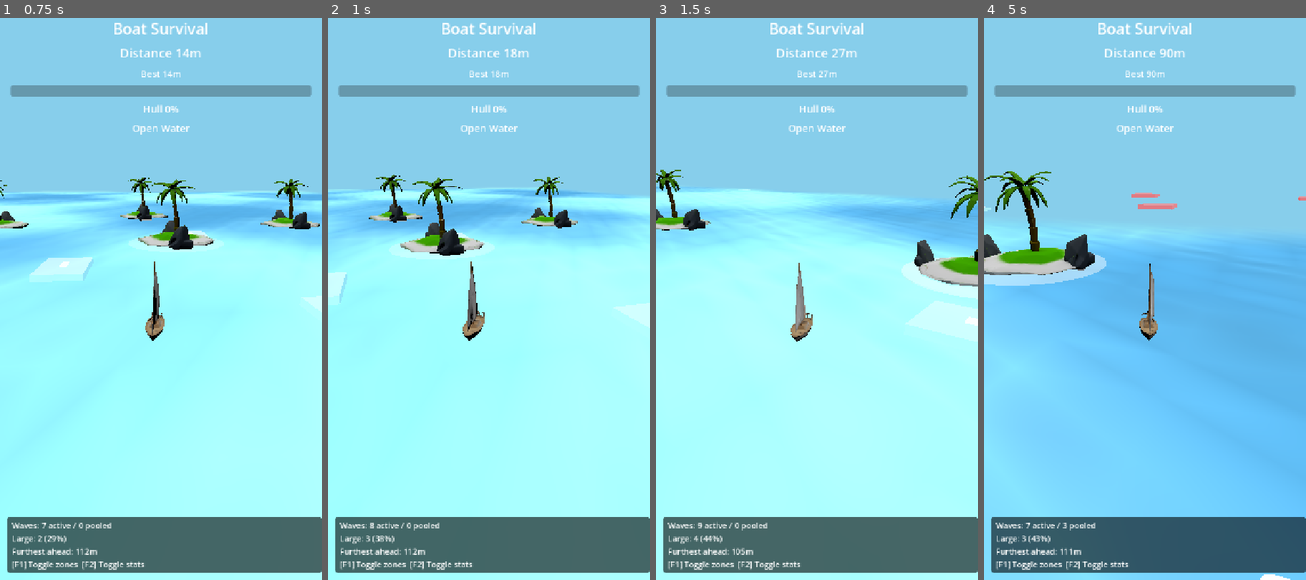
Above: before the commit, frames 1-4 (left to right).
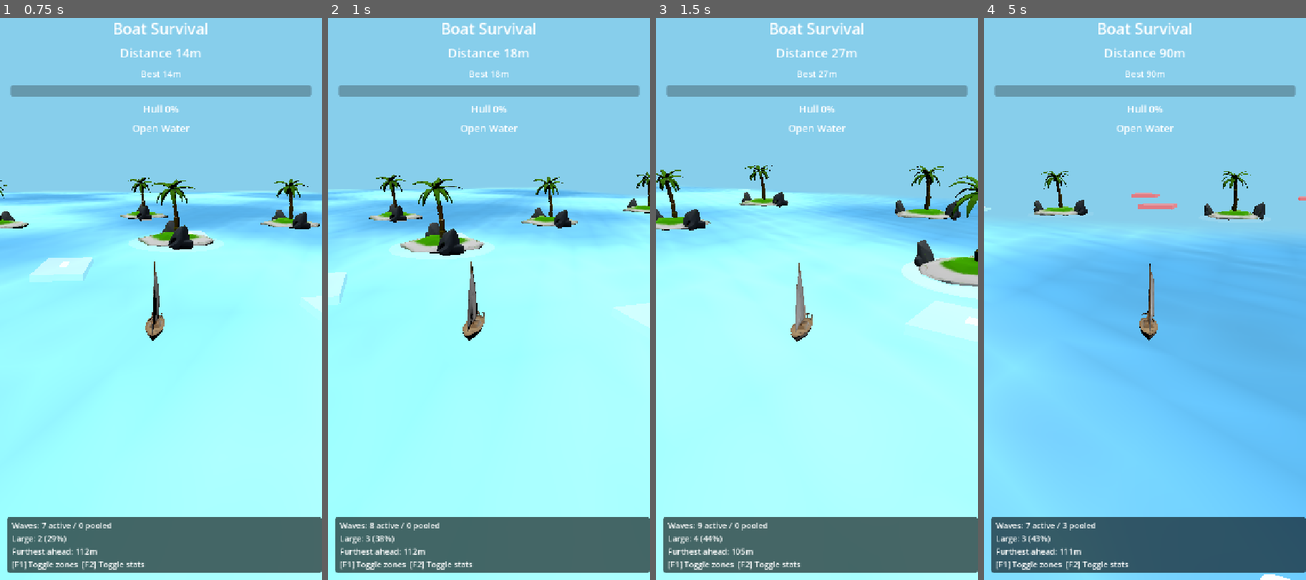
Above: after the commit, the same moments.

Repository: lseyesl/ai_game_board
Game: Godot game, scene res://scenes/main/Main.tscn
The game is run twice, just before and just after one commit, with the same random seed, the same clock (stepped at 60 frames per second) and the same inputs.
Inputs (mouse positions are in pixels of both pictures, inside the frame that each line leads up to):
- Up to frame 1 (0.75 s): tap Enter (ui_accept) at 0.5 s; move the mouse to (231, 265) at 0.52 s; hold Right (ui_right) from 0.53 s (still down); tap F at 0.6 s; click (231, 265) at 0.67 s
- Up to frame 2 (1 s): keep holding Right (ui_right); tap Enter (ui_accept) at 0.77 s
- Up to frame 3 (1.5 s): release Right (ui_right) at 1.25 s; drag from (752, 321) to (800, 405) at 1.27 s
- Up to frame 4 (5 s): move the mouse to (1177, 169) at 2.02 s; hold Right (ui_right) 2.03-2.75 s; hold E 2.03-2.75 s; drag from (1128, 405) to (1048, 209) at 2.77 s; move the mouse to (1241, 377) at 3.52 s; hold Left (ui_left) 3.53-4.25 s; tap F at 3.6 s; tap Enter (ui_accept) at 3.77 s; drag from (1048, 209) to (1096, 152) at 4.27 s

Frame 1 is identical in both runs. In frame 2, 0.2% of the frame differs, in the area x 91-100%, y 27-35%; in frame 3, 0.9%; in frame 4, 3.9%, in the area x 0-88%, y 27-48%.

Commit message:
fix: spawn islands relative to ship heading
Ultraworked with [Sisyphus](https://github.com/code-yeongyu/oh-my-openagent)

Co-authored-by: Sisyphus <clio-agent@sisyphuslabs.ai>

Diff:
--- a/scripts/islands/island_spawner.gd
+++ b/scripts/islands/island_spawner.gd
@@ -80,17 +80,24 @@
 			)
 
 
-func is_in_spawn_band(offset: Vector3) -> bool:
-	if absf(offset.x) > _effective_spawn_outer_half_width():
+func is_in_spawn_band(offset: Vector3, forward: Vector3 = Vector3.FORWARD) -> bool:
+	var spawn_forward := _horizontal_forward(forward)
+	var spawn_right := spawn_forward.cross(Vector3.UP).normalized()
+	var local_x := offset.dot(spawn_right)
+	var local_z := -offset.dot(spawn_forward)
+	if absf(local_x) > _effective_spawn_outer_half_width():
 		return false
-	return offset.z >= -_effective_spawn_outer_half_depth() and offset.z <= -spawn_inner_half_depth
-
-
-func generate_validated_spawn_position(ship_position: Vector3, existing_positions: Array[Vector3]) -> Variant:
+	return local_z >= -_effective_spawn_outer_half_depth() and local_z <= -spawn_inner_half_depth
+
+
+func generate_validated_spawn_position(ship_position: Vector3, existing_positions: Array[Vector3], forward: Vector3 = Vector3.FORWARD) -> Variant:
 	var best_position: Variant = null
 	var best_distance := -1.0
+	var spawn_forward := _horizontal_forward(forward)
+	var spawn_right := spawn_forward.cross(Vector3.UP).normalized()
 	for _attempt in range(spawn_retry_limit):
-		var spawn_position := ship_position + generate_spawn_offset()
+		var spawn_offset := generate_spawn_offset()
+		var spawn_position := ship_position + spawn_right * spawn_offset.x + spawn_forward * -spawn_offset.z
 		if not _is_position_valid(spawn_position, existing_positions):
 			continue
 		var distance_to_ship := spawn_position.distance_to(ship_position)
@@ -137,6 +144,20 @@
 		if spawn_position.distance_to(existing_position) < minimum_island_spacing:
 			return false
 	return true
+
+
+func _horizontal_forward(candidate_forward: Vector3) -> Vector3:
+	var horizontal_forward := candidate_forward
+	horizontal_forward.y = 0.0
+	if horizontal_forward.length_squared() == 0.0:
+		return Vector3.FORWARD
+	return horizontal_forward.normalized()
+
+
+func _ship_forward() -> Vector3:
+	if ship != null and ship is Node3D:
+		return _horizontal_forward(-ship.global_transform.basis.z)
+	return Vector3.FORWARD
 
 
 func _get_node_position(node: Node3D) -> Vector3:
@@ -169,7 +190,7 @@
 		if child is Area3D:
 			existing_positions.append(_get_node_position(child))
 
-	var spawn_position = generate_validated_spawn_position(_get_node_position(ship), existing_positions)
+	var spawn_position = generate_validated_spawn_position(_get_node_position(ship), existing_positions, _ship_forward())
 	if spawn_position == null:
 		return false
 
--- a/tests/unit/test_island_spawner.gd
+++ b/tests/unit/test_island_spawner.gd
@@ -105,6 +105,11 @@
 		failures.append("spawn band should reject offsets behind the boat")
 	if not spawner.is_in_spawn_band(Vector3(0.0, 0.0, -16.0)):
 		failures.append("spawn band should include offsets on the forward inner boundary")
+	if not spawner.is_in_spawn_band(Vector3(0.0, 0.0, 16.0), Vector3.BACK):
+		failures.append("spawn band should include forward offsets after a 180-degree turn")
+	var right_side_spawn_offset := Vector3.LEFT * 20.0 + Vector3.FORWARD * 12.0
+	if not spawner.is_in_spawn_band(right_side_spawn_offset, Vector3.LEFT):
+		failures.append("spawn band should project rotated offsets into the ship-relative right-side spawn region")
 
 	spawner.minimum_island_spacing = 1000.0
 	spawner.spawn_retry_limit = 3
@@ -163,13 +168,47 @@
 	transformed_spawner.ship = ship
 
 	seed(424242)
-	var expected_world_spawn_position = transformed_spawner.generate_validated_spawn_position(ship.global_position, [])
+	var expected_world_spawn_position = transformed_spawner.generate_validated_spawn_position(ship.global_position, [], -ship.global_transform.basis.z)
 	seed(424242)
 	transformed_spawner._spawn_next_island()
 
 	var spawned_island = transformed_spawner.get_child(0)
 	if spawned_island.global_position.distance_to(expected_world_spawn_position) > 0.001:
 		failures.append("spawned islands should use the validated world-space spawn position even when the spawner has a parent transform")
+
+	var turn_parent = Node3D.new()
+	scene_tree.root.add_child(turn_parent)
+
+	var turned_spawner = IslandSpawnerScript.new()
+	turned_spawner.spawn_outer_half_width = 28.0
+	turned_spawner.spawn_outer_half_depth = 42.0
+	turned_spawner.spawn_inner_half_width = 10.0
+	turned_spawner.spawn_inner_half_depth = 16.0
+	turned_spawner.preview_visible_distance = 0.0
+	turned_spawner.minimum_island_spacing = 0.0
+	turned_spawner.spawn_retry_limit = 1
+	turn_parent.add_child(turned_spawner)
+
+	var turned_ship = Node3D.new()
+	turned_ship.position = Vector3.ZERO
+	turned_ship.rotation = Vector3(0.0, PI, 0.0)
+	turn_parent.add_child(turned_ship)
+	turned_spawner.ship = turned_ship
+
+	seed(123456)
+	if not turned_spawner._spawn_next_island():
+		failures.append("island spawner should spawn an island after the ship turns 180 degrees")
+	else:
+		var turned_island = turned_spawner.get_child(0)
+		var turned_offset: Vector3 = turned_island.global_position - turned_ship.global_position
+		var turned_forward: Vector3 = -turned_ship.global_transform.basis.z.normalized()
+		var turned_right: Vector3 = turned_forward.cross(Vector3.UP).normalized()
+		var forward_distance := turned_offset.dot(turned_forward)
+		var lateral_distance := absf(turned_offset.dot(turned_right))
+		if forward_distance < turned_spawner.spawn_inner_half_depth or forward_distance > turned_spawner.spawn_outer_half_depth:
+			failures.append("islands spawned after a 180-degree turn should stay in the ship-relative forward spawn band")
+		if lateral_distance > turned_spawner.spawn_outer_half_width:
+			failures.append("islands spawned after a 180-degree turn should stay within the ship-relative lateral spawn width")
 
 	var reveal_spawner = IslandSpawnerScript.new()
 	reveal_spawner.target_island_count = 0
@@ -222,7 +261,7 @@
 		failures.append("release_island_to_pool should still move the island into the inactive pool after deactivation")
 
 	seed(11111)
-	var expected_reused_spawn_position = lifecycle_spawner.generate_validated_spawn_position(lifecycle_ship.global_position, [])
+	var expected_reused_spawn_position = lifecycle_spawner.generate_validated_spawn_position(lifecycle_ship.global_position, [], -lifecycle_ship.global_transform.basis.z)
 	seed(11111)
 	if not lifecycle_spawner._spawn_next_island():
 		failures.append("pooled lifecycle integration test should be able to spawn a reused island")
@@ -298,6 +337,7 @@
 	if near_island.reveal_history.size() < 2:
 		failures.append("spawner should recalculate reveal state on later process ticks")
 
+	turn_parent.queue_free()
 	parent.queue_free()
 
 	return failures
